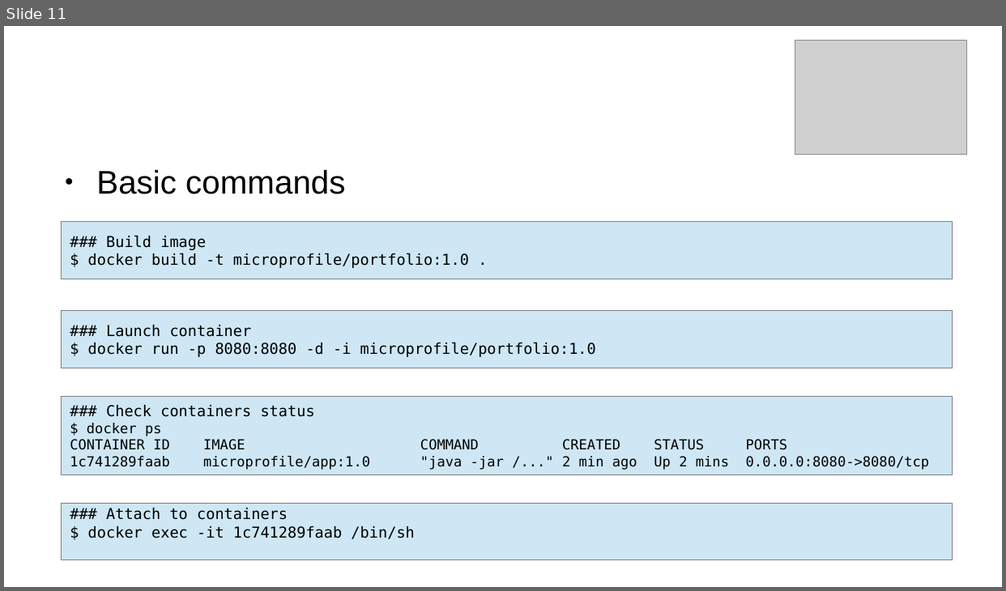
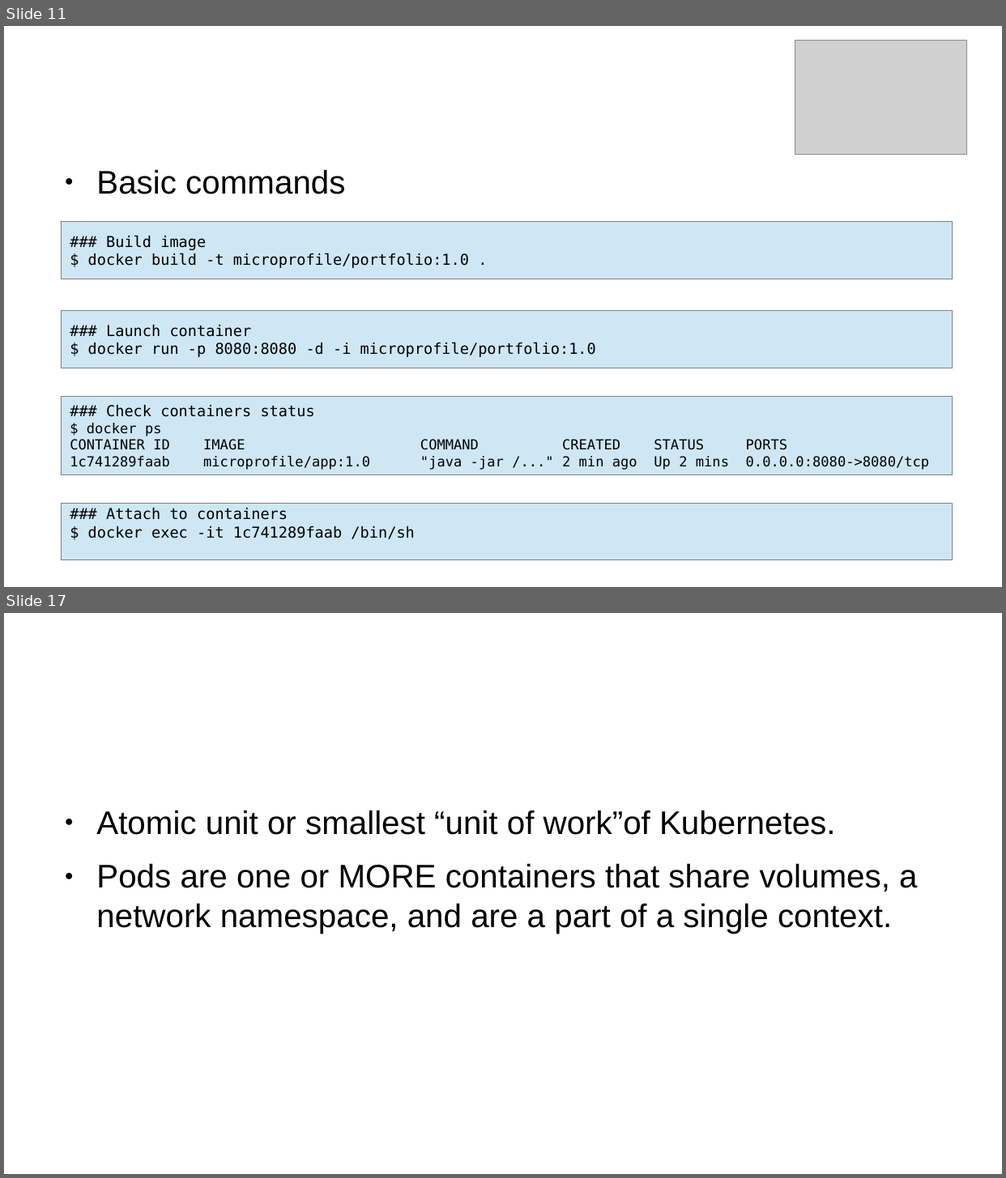
Before and after one commit to BaptisteMeynier/Kubernetes-Presentation, a slide deck: doc/presentationKube.odp. Shown one above the other, each under a label of ours: slide 11 before the commit, slides 11 and 17 after it; the slides between them are not shown. The pictures are 1006x591 and 1006x1178 pixels, drawn with LibreOffice and Linux fonts; fonts in the diff are those of the drawing; grey boxes stand for pictures; background and template pictures are left out. Boxes give left, top, right and bottom in pixels: in the first picture for what was removed or moved away, otherwise in the second. Text is boxed around its words. In the diff, an @@ line names an element or a change of style, - is before the commit and + after.

```diff
--- a/doc/presentationKube.odp
+++ b/doc/presentationKube.odp
@@ slide 17 added at (4, 613, 1002, 1174), background #FFFFFF @@
@@ title added at (53, 635, 749, 727), 35.7 pt, text #FFFFFF @@
+Pods
@@ text added at (96, 810, 917, 934), 26 pt, text #000000 @@
+● Atomic unit or smallest “unit of work”of Kubernetes.
+● Pods are one or MORE containers that share volumes, a network namespace, and are a part of a single context.
```
Also in this commit, not shown: 7 other slides added.
